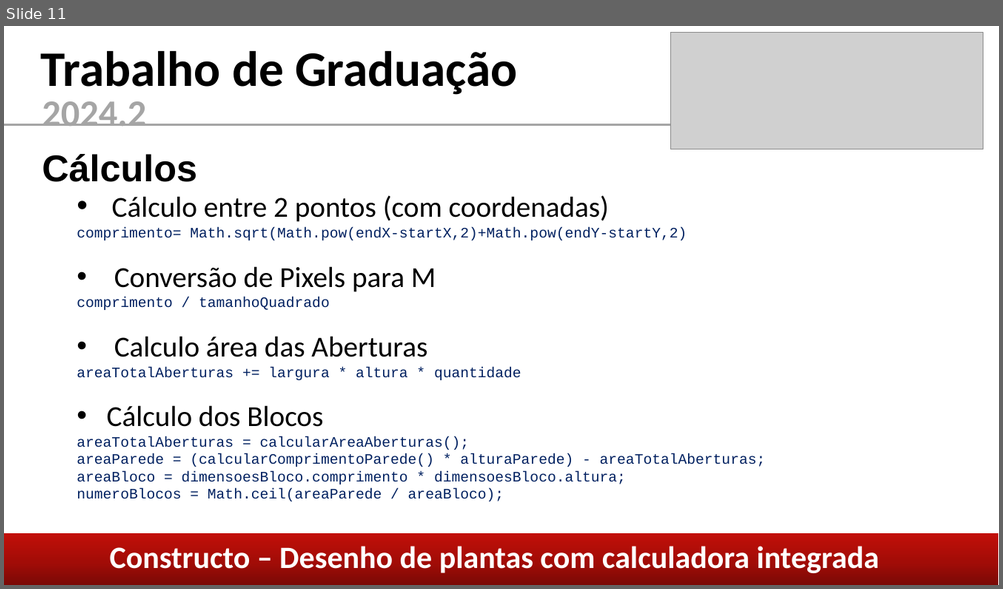
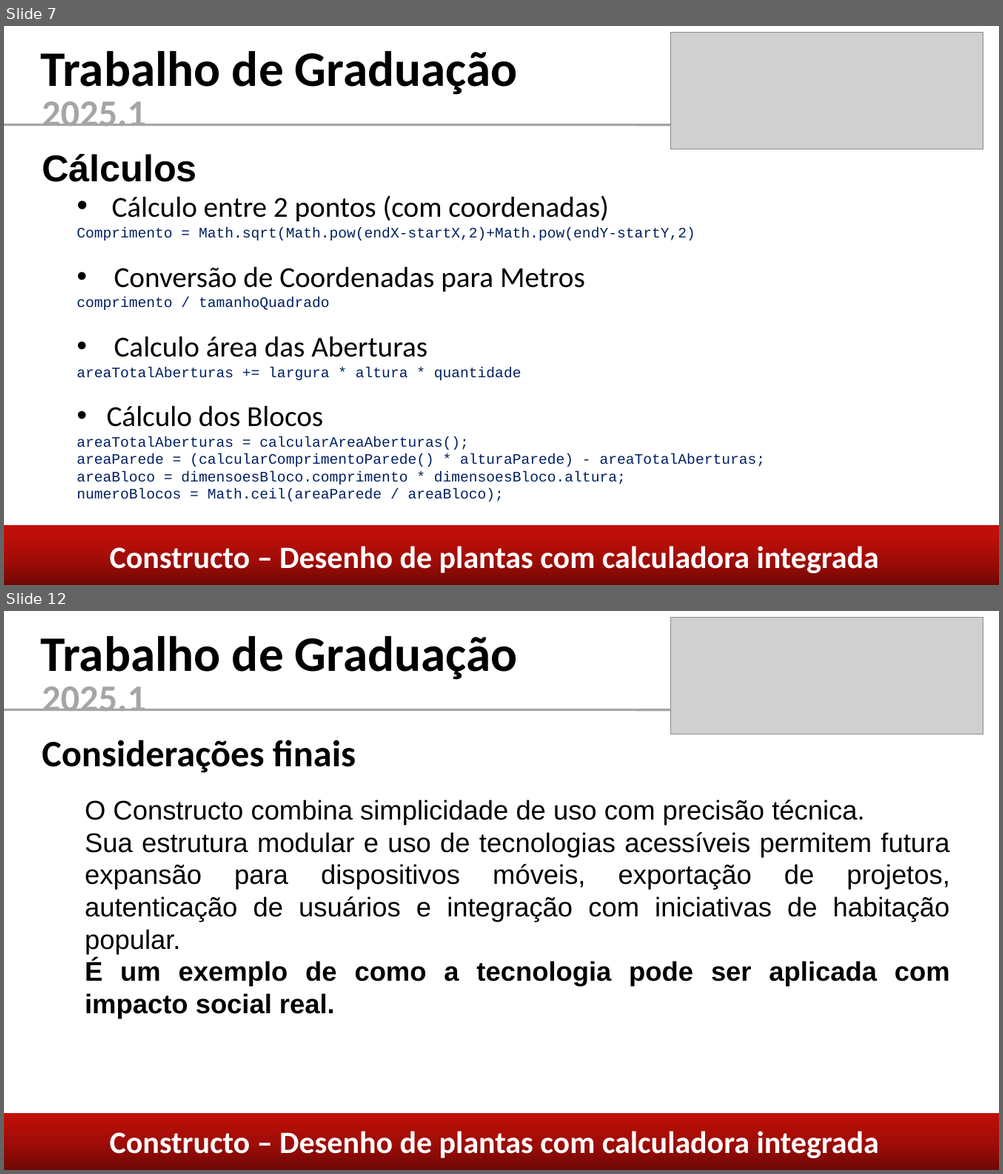
Before and after one commit to caiom4754/Constructo, a slide deck: coisas/Apresentação TG.pptx. Shown one above the other, each under a label of ours: slide 11 before the commit, slides 7 and 12 after it; the slides between them are not shown. The pictures are 1003x589 and 1003x1174 pixels, drawn with LibreOffice and Linux fonts; fonts in the diff are those of the drawing; grey boxes stand for pictures. Boxes give left, top, right and bottom in pixels: in the first picture for what was removed or moved away, otherwise in the second. Text is boxed around its words. In the diff, an @@ line names an element or a change of style, - is before the commit and + after.

```diff
--- a/coisas/Apresentação TG.pptx
+++ b/coisas/Apresentação TG.pptx
@@ slide 12 added at bbox=[4, 611, 999, 1170], background #FFFFFF @@
@@ picture added at bbox=[671, 618, 984, 734] @@
@@ text added at bbox=[41, 636, 517, 680], 48 pt, text #000000, bold @@
+Trabalho de Graduação
@@ text added at bbox=[42, 686, 146, 711], 36 pt, text #A5A5A5, bold @@
+2025.1
@@ line added from (4, 709) to (708, 710), #A5A5A5 2.25 pt @@
@@ text added at bbox=[42, 740, 356, 773], 36 pt, text #000000, bold @@
+Considerações finais
@@ text added at bbox=[85, 800, 950, 1019], 26 pt, text #000000 @@
+O Constructo combina simplicidade de uso com precisão técnica.
+Sua estrutura modular e uso de tecnologias acessíveis permitem futura expansão para dispositivos móveis, exportação de projetos, autenticação de usuários e integração com iniciativas de habitação popular.
+É um exemplo de como a tecnologia pode ser aplicada com impacto social real.
@@ rectangle added at bbox=[4, 1113, 999, 1170], fill gradient #6F0805 to #A20C07 to #C20F09 @@
@@ text added at bbox=[110, 1131, 879, 1161], 30 pt, text #FFFFFF, bold @@
+Constructo – Desenho de plantas com calculadora integrada
@@ what was slide 11 is now slide 7 @@
@@ slide 7 changed as well @@
@@ text at bbox=[42, 101, 146, 126]: text changed @@
-2024.2
+2025.1
@@ text at bbox=[77, 228, 695, 292]: text changed @@
-comprimento= Math.sqrt(Math.pow(endX-startX,2)+Math.pow(endY-startY,2)
-• Conversão de Pixels para M
+Comprimento = Math.sqrt(Math.pow(endX-startX,2)+Math.pow(endY-startY,2)
+• Conversão de Coordenadas para Metros
@@ rectangle added at bbox=[4, 526, 999, 585], fill gradient #6F0805 to #A20C07 to #C20F09 @@
```
Also in this commit, not shown: 7 other slides changed, 4 other slides added, 6 slides removed, 3 other files.
